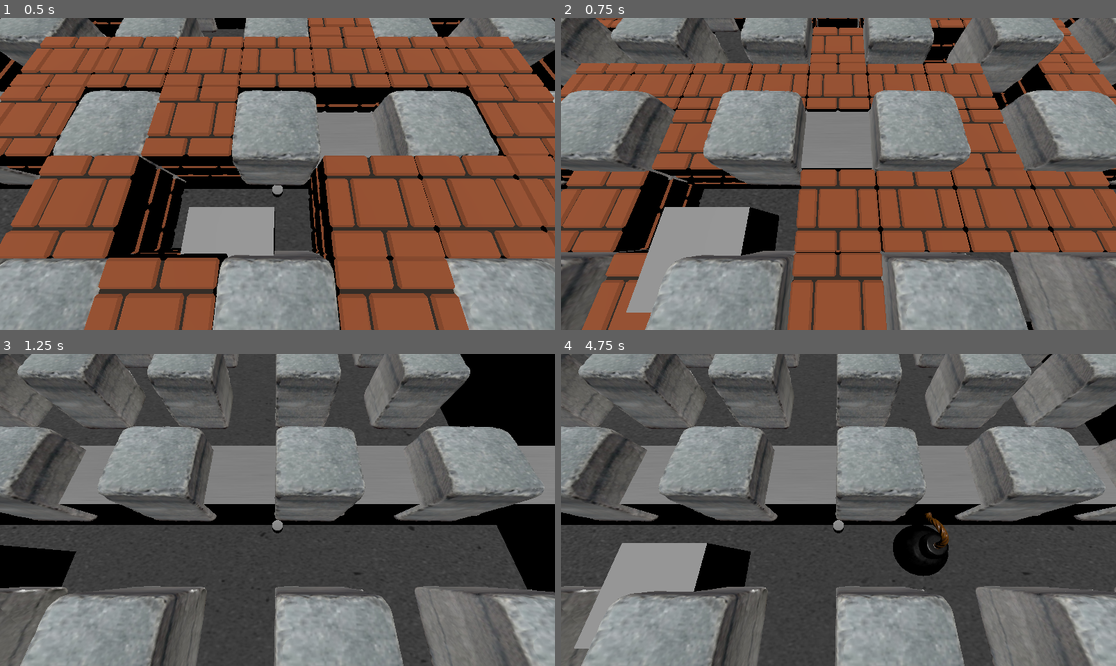
Above: before the commit, frames 1-4 (two rows, left to right).
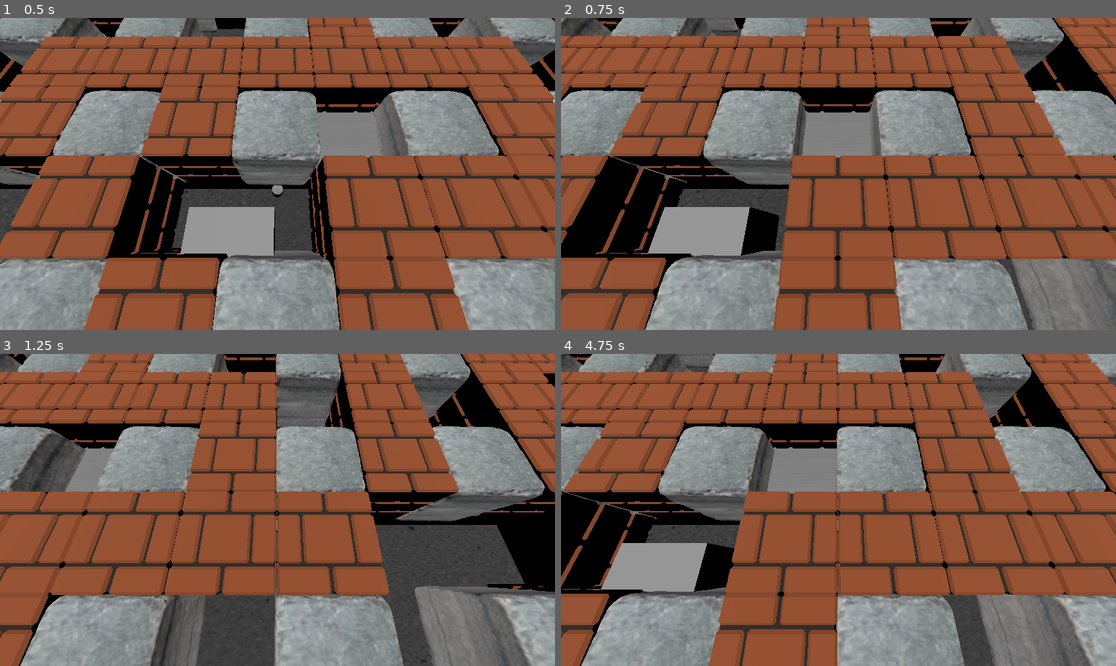
Above: after the commit, the same moments.

Repository: DresseurPanda/tp-iut-R506-bomberman
Game: Godot game, scene res://main.tscn
The game is run twice, just before and just after one commit, with the same random seed, the same clock (stepped at 60 frames per second) and the same inputs.
Inputs:
- Up to frame 1 (0.5 s): no input
- Up to frame 2 (0.75 s): tap Enter (ui_accept) at 0.5 s; hold Right (ui_right) from 0.53 s (still down); hold Enter (ui_accept) from 0.53 s (still down)
- Up to frame 3 (1.25 s): keep holding Right (ui_right); keep holding Enter (ui_accept)
- Up to frame 4 (4.75 s): release Right (ui_right) at 1.28 s; release Enter (ui_accept) at 1.28 s; hold Down (ui_down) 1.28-2.03 s; tap Space (poser_bombe) at 1.35, 2.85, 4.35 s; tap Enter (ui_accept) at 1.52, 1.55, 1.82, 3.02, 3.05, 3.32, 4.52, 4.55 s; hold Right (ui_right) 2.03-2.78 s; hold Enter (ui_accept) 2.03-2.78 s; hold Up (ui_up) 2.78-3.53 s; hold Enter (ui_accept) 3.53-4.28 s; hold Left (ui_left) from 3.53 s (still down)

Frame 1 is identical in both runs. In frame 2, 33% of the frame differs, in the area x 0-100%, y 0-100%; in frame 3, 48%; in frame 4, 58%.

Commit message:
Fix(Birck) : Enlève l'appel sur espace qui fait disparaître les brick

Diff:
--- a/Scripts/Brick_script.gd
+++ b/Scripts/Brick_script.gd
@@ -2,9 +2,9 @@
 
 @export var destruction_time := 0.3
 
-func _unhandled_input(event: InputEvent) -> void:
-	if event.is_action_pressed("ui_accept"):
-		explode()
+#func _unhandled_input(event: InputEvent) -> void:
+	#if event.is_action_pressed("ui_accept"):
+		#explode()
 
 func explode() -> void:
 	set_collision_layer(0)
